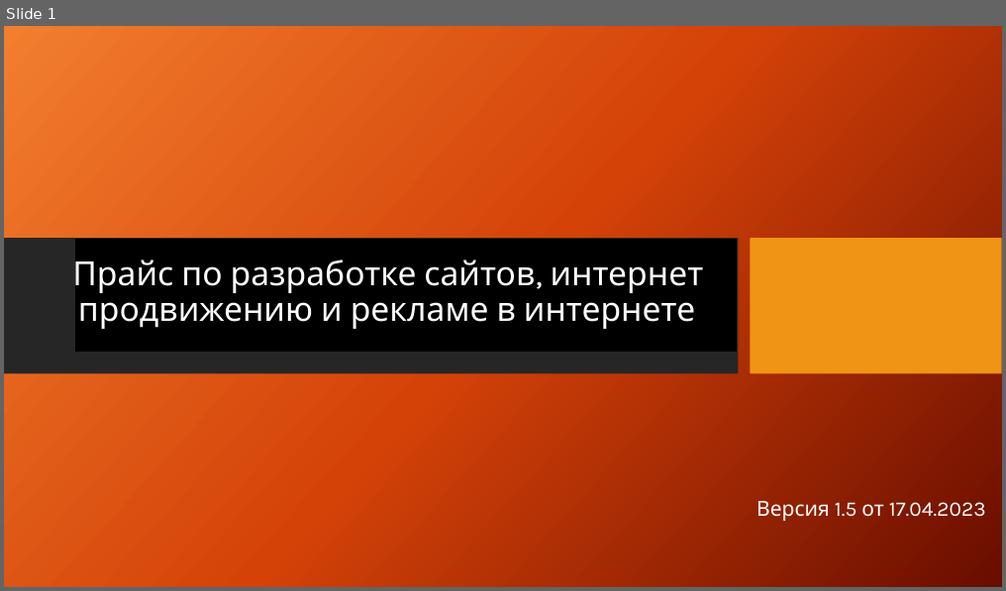
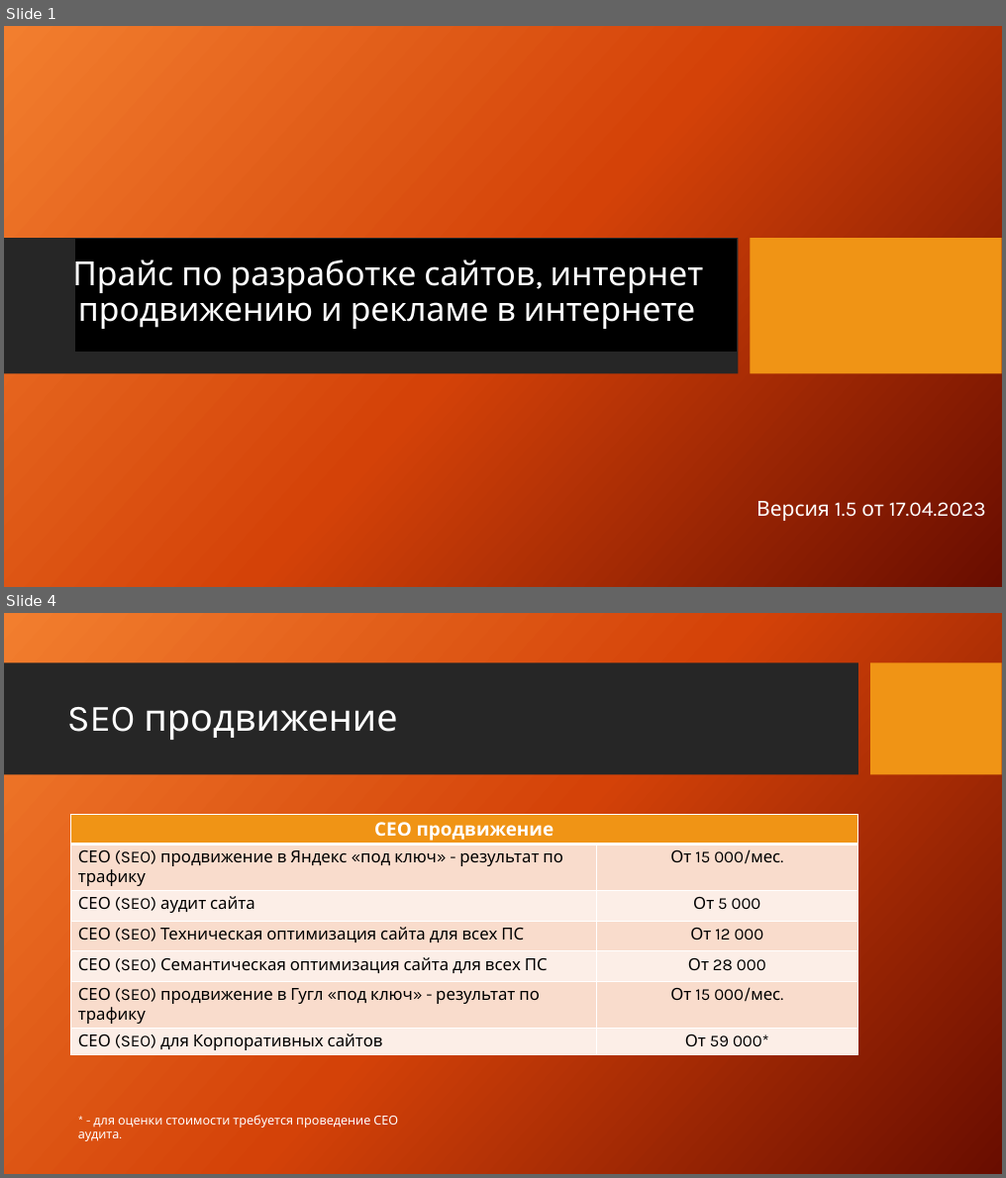
Before and after one commit to shazam-dev/seo-cy.ru, a slide deck: public/Прайс по разработке сайтов, интернет продвижению и.pptx. Shown one above the other, each under a label of ours: slide 1 before the commit, slides 1 and 4 after it; the slides between them are not shown. The pictures are 1006x591 and 1006x1178 pixels, drawn with LibreOffice and Linux fonts; fonts in the diff are those of the drawing; background and template pictures are left out. Boxes give left, top, right and bottom in pixels: in the first picture for what was removed or moved away, otherwise in the second. Text is boxed around its words. In the diff, an @@ line names an element or a change of style, - is before the commit and + after.

```diff
--- a/public/Прайс по разработке сайтов, интернет продвижению и.pptx
+++ b/public/Прайс по разработке сайтов, интернет продвижению и.pptx
@@ slide 4 added at [4,613,1002,1174], background picture (left out) @@
@@ rectangle added at [4,663,858,775], fill #262626 @@
@@ rectangle added at [871,663,1002,775], fill #F09415 @@
@@ title added at [67,707,397,740], 36 pt, text #FFFFFF @@
+SEO продвижение
@@ table added at [70,815,858,1059], 7 rows, 2 columns @@
+СЕО продвижение | 
+СЕО (SEO) продвижение в Яндекс «под ключ» - результат по трафику | От 15 000/мес.
+СЕО (SEO) аудит сайта | От 5 000
+СЕО (SEO) Техническая оптимизация сайта для всех ПС | От 12 000
+СЕО (SEO) Семантическая оптимизация сайта для всех ПС | От 28 000
+СЕО (SEO) продвижение в Гугл «под ключ» - результат по трафику | От 15 000/мес.
+СЕО (SEO) для Корпоративных сайтов | От 59 000*
@@ text added at [78,1115,398,1142], 12 pt, text #FFFFFF @@
+* - для оценки стоимости требуется проведение СЕО аудита.
```
Also in this commit, not shown: 1 slide changed, 2 other slides added.
